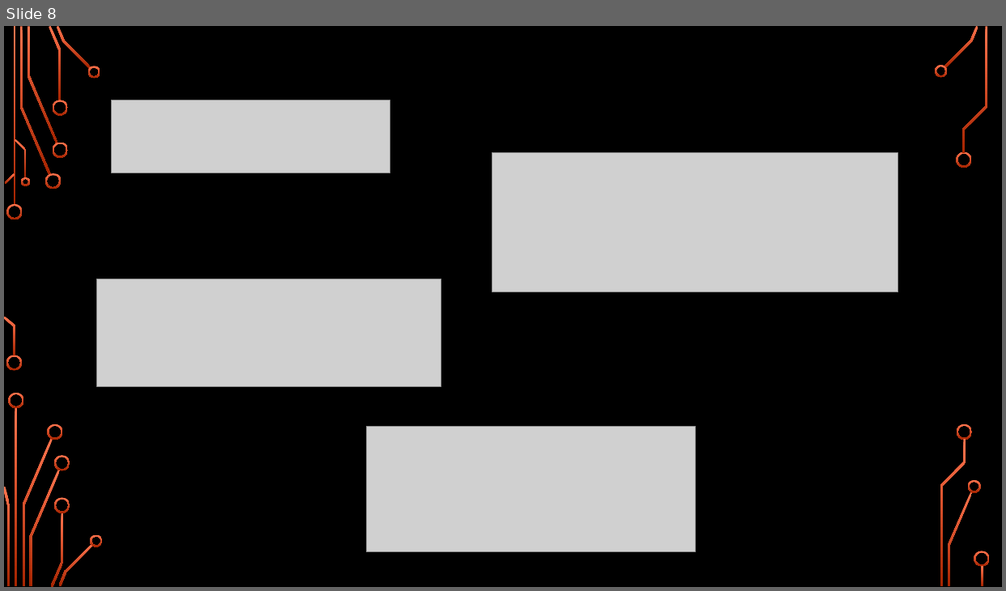
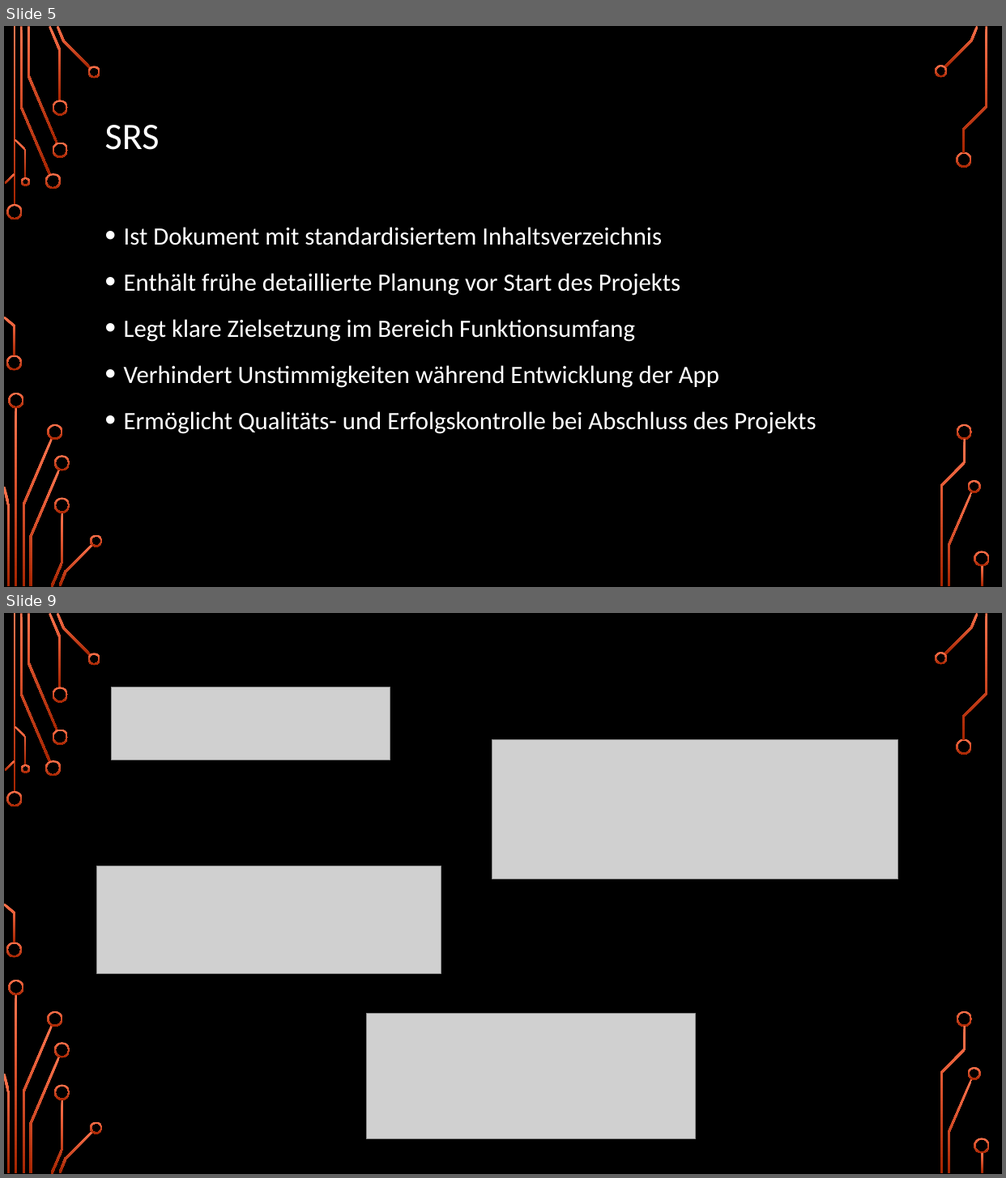
Before and after one commit to DudeStudienarbeitLMAO/TINF15B4-LSMF, a slide deck: docs/Midterm-Presentation/SoftwareEngineering_Präsi.pptx. Shown one above the other, each under a label of ours: slide 8 before the commit, slides 5 and 9 after it; the slides between them are not shown. The pictures are 1006x591 and 1006x1178 pixels, drawn with LibreOffice and Linux fonts; fonts in the diff are those of the drawing; grey boxes stand for pictures; background and template pictures are left out. Boxes give left, top, right and bottom in pixels: in the first picture for what was removed or moved away, otherwise in the second. Text is boxed around its words. In the diff, an @@ line names an element or a change of style, - is before the commit and + after.

```diff
--- a/docs/Midterm-Presentation/SoftwareEngineering_Präsi.pptx
+++ b/docs/Midterm-Presentation/SoftwareEngineering_Präsi.pptx
@@ slide 5 added at <box>4,26,1002,587</box>, background picture (left out); not listed: 36 template elements that a slide beside it also shows @@
@@ title added at <box>105,125,160,150</box>, 36 pt, text #FFFFFF @@
+SRS
@@ text added at <box>124,227,816,434</box>, 24 pt, text #FFFFFF @@
+• Ist Dokument mit standardisiertem Inhaltsverzeichnis
+• Enthält frühe detaillierte Planung vor Start des Projekts
+• Legt klare Zielsetzung im Bereich Funktionsumfang
+• Verhindert Unstimmigkeiten während Entwicklung der App
+• Ermöglicht Qualitäts- und Erfolgskontrolle bei Abschluss des Projekts
@@ what was slide 8 is now slide 9 @@
```
Also in this commit, not shown: 7 slides changed, 20 other slides added, 9 slides removed, 2 other files.
